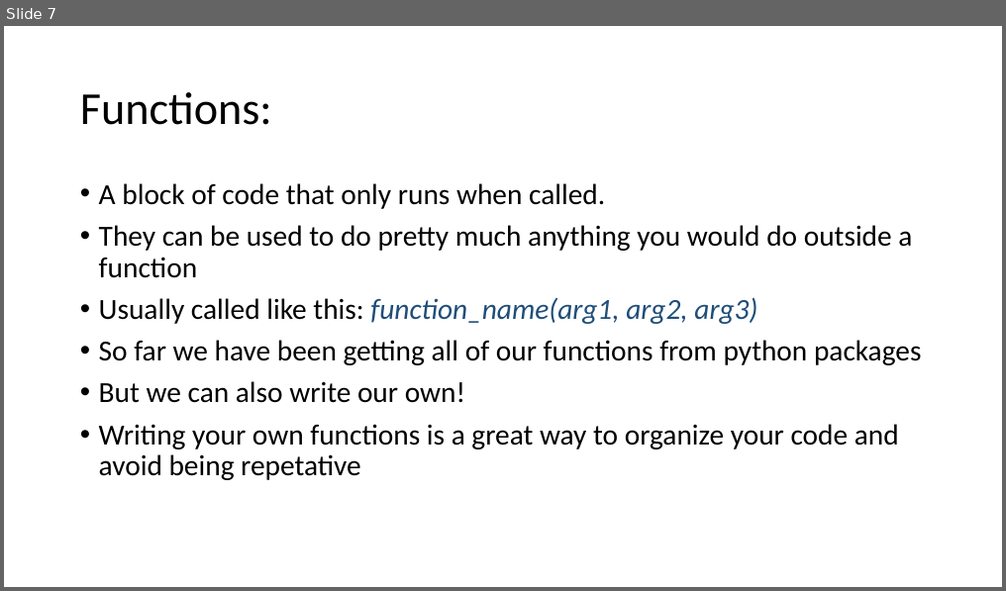
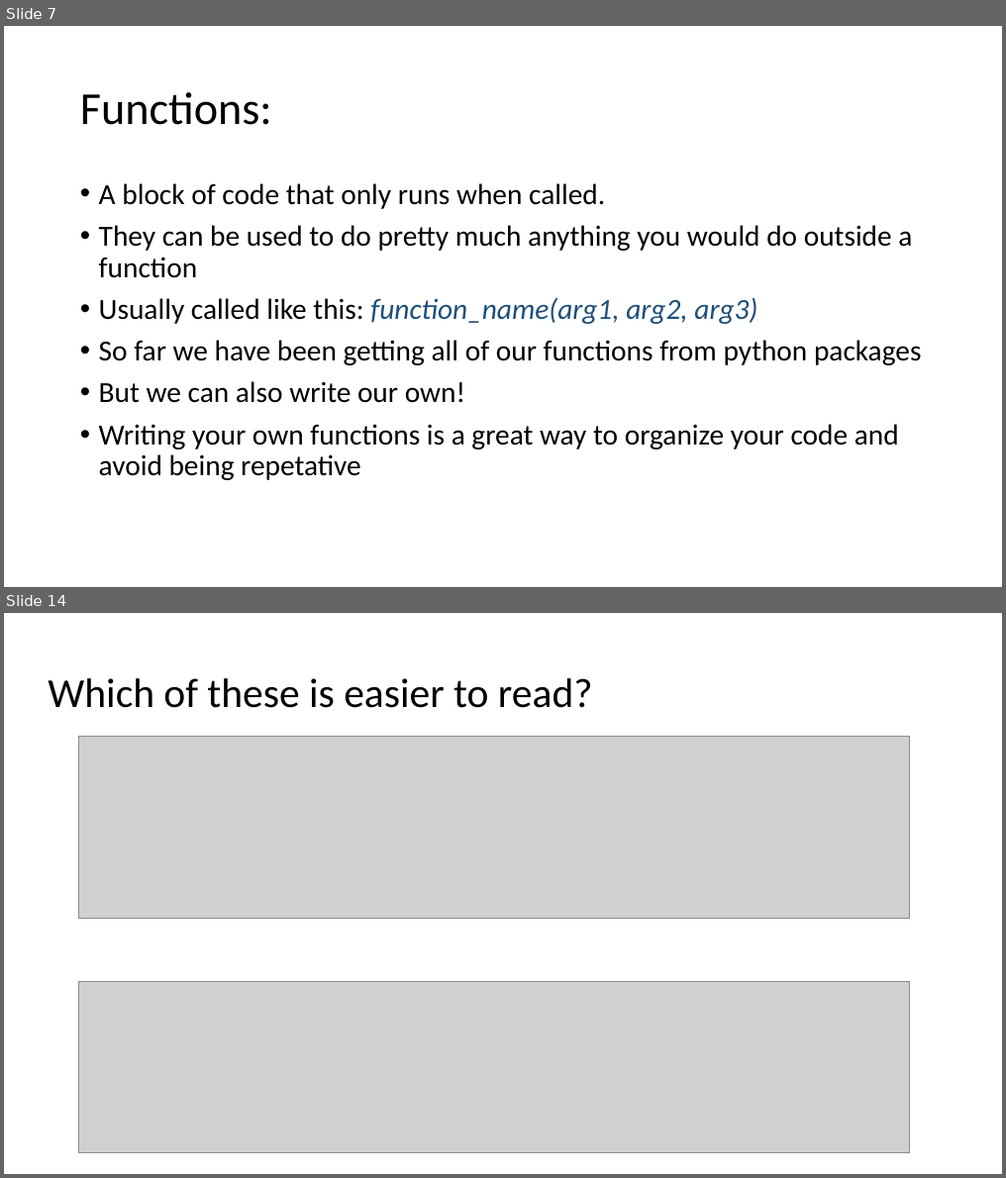
Before and after one commit to HAS-Tools-2023/Course-Materials23, a slide deck: Class_Notes/Week9_FunctionsFormatting.pptx. Shown one above the other, each under a label of ours: slide 7 before the commit, slides 7 and 14 after it; the slides between them are not shown. The pictures are 1006x591 and 1006x1178 pixels, drawn with LibreOffice and Linux fonts; fonts in the diff are those of the drawing; grey boxes stand for pictures. Boxes give left, top, right and bottom in pixels: in the first picture for what was removed or moved away, otherwise in the second. Text is boxed around its words. In the diff, an @@ line names an element or a change of style, - is before the commit and + after.

```diff
--- a/Class_Notes/Week9_FunctionsFormatting.pptx
+++ b/Class_Notes/Week9_FunctionsFormatting.pptx
@@ slide 14 added at <box>4,613,1002,1174</box>, background #FFFFFF @@
@@ title added at <box>48,678,593,708</box>, 39.6 pt, text #000000 @@
+Which of these is easier to read?
@@ picture added at <box>79,737,909,918</box> @@
@@ picture added at <box>79,982,909,1154</box> @@
```
Also in this commit, not shown: 4 slides changed, 11 other slides added, 4 other files.
